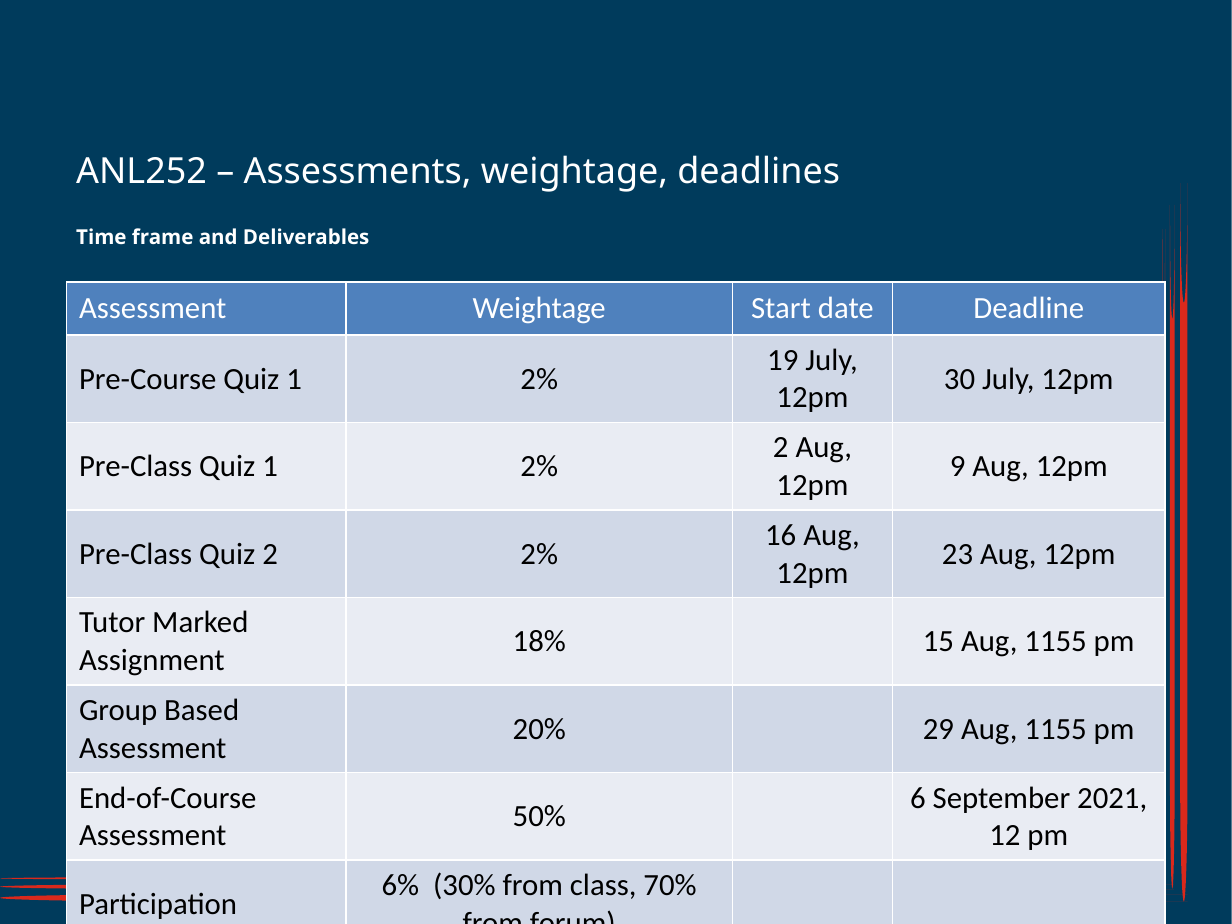
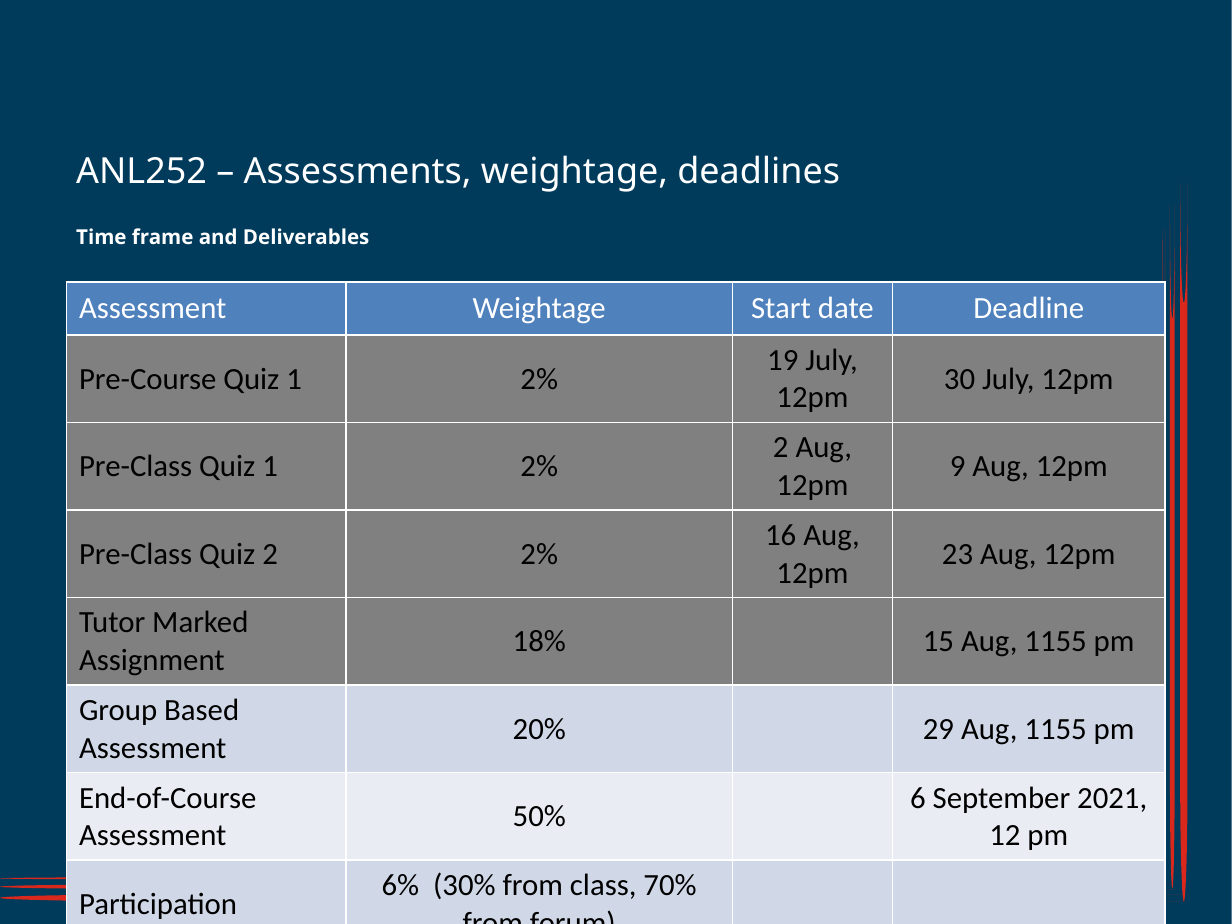
Before and after one commit to munishkumar-gh/munishkumar-gh.github.io, a slide deck: slide 1 of SuSS/ANL252_Python_4_Biz/3_Lecturer/Lecture_5/ANL252_SU5_Jul2021 (MK_edits).pptx. Drawn at 1232x924 pixels with LibreOffice and Linux fonts; fonts in the diff are those of the drawing; background and template pictures are left out. Boxes give left, top, right and bottom in pixels: in the first picture for what was removed or moved away, otherwise in the second. Text is boxed around its words. In the diff, an @@ line names an element or a change of style, - is before the commit and + after.

```diff
--- a/SuSS/ANL252_Python_4_Biz/3_Lecturer/Lecture_5/ANL252_SU5_Jul2021 (MK_edits).pptx
+++ b/SuSS/ANL252_Python_4_Biz/3_Lecturer/Lecture_5/ANL252_SU5_Jul2021 (MK_edits).pptx
@@ table at [67, 282, 1165, 923] @@
@@ fill #D0D8E8 to #808080 in 8 cells @@
@@ fill #E9EDF4 to #808080 in 8 cells @@
```
Also in this commit, not shown: 5 other files.
